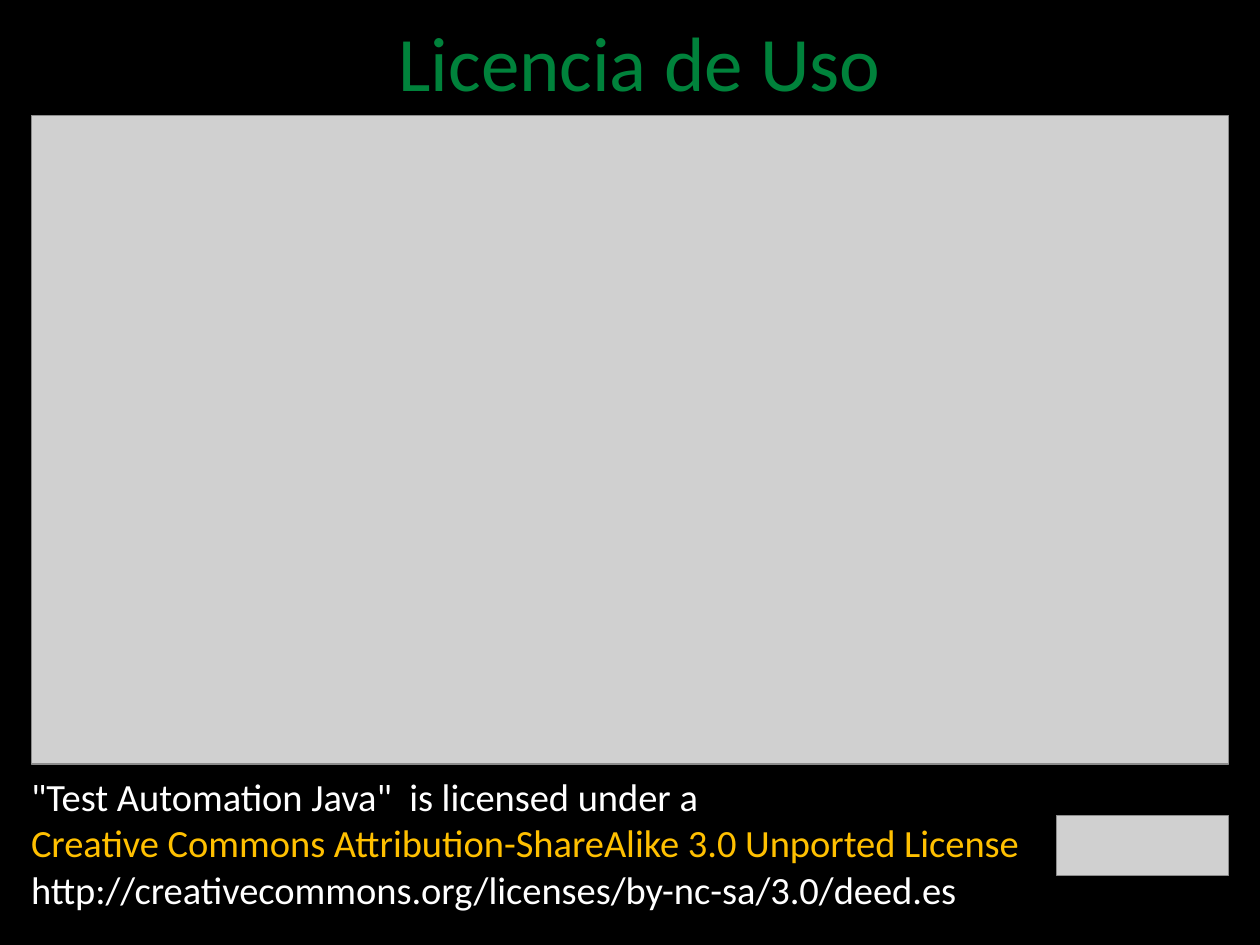
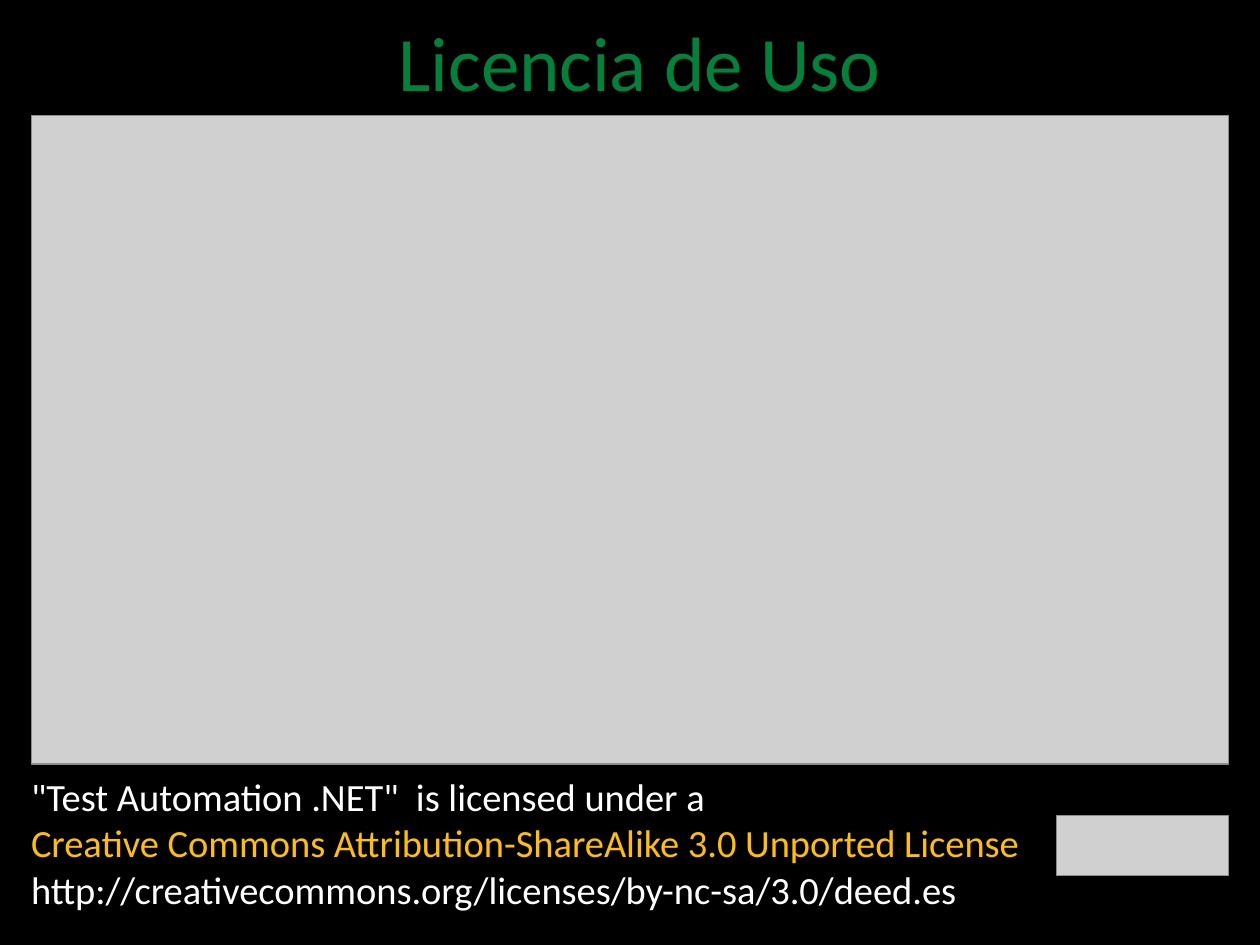
Before and after one commit to angelnunezsalazar/Test-Automation-Java, a slide deck: slide 1 of Diapositivas/3. Design For Testeability.pptx. Drawn at 1260x945 pixels with LibreOffice and Linux fonts; fonts in the diff are those of the drawing; grey boxes stand for pictures; background and template pictures are left out. Boxes give left, top, right and bottom in pixels: in the first picture for what was removed or moved away, otherwise in the second. Text is boxed around its words. In the diff, an @@ line names an element or a change of style, - is before the commit and + after.

Commit message:
Ejercicios Test Doubles y Concept Reviews

```diff
--- a/Diapositivas/3. Design For Testeability.pptx
+++ b/Diapositivas/3. Design For Testeability.pptx
@@ text at (31, 784, 1019, 864): text changed @@
-"Test Automation Java" is licensed under a
-Creative Commons Attribution-ShareAlike 3.0 Unported License
+"Test Automation .NET" is licensed under a
+Creative Commons Attribution-ShareAlike 3.0 Unported License
```
Also in this commit, not shown: 5 other slides changed, 1 slide removed, 58 other files.
